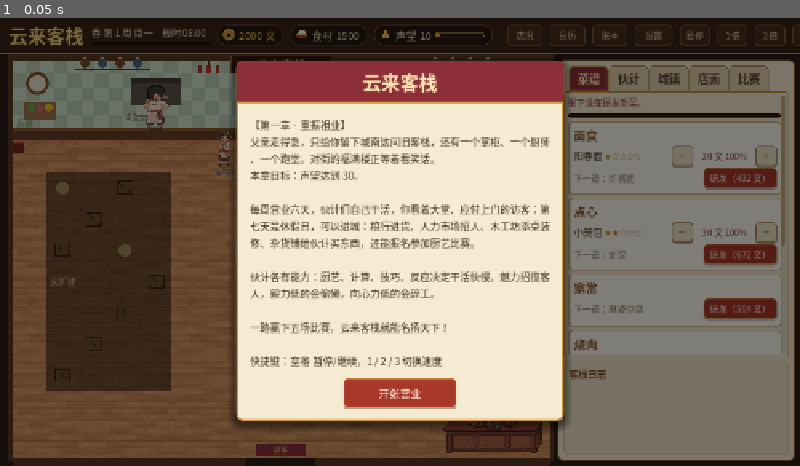
Above: before the commit, frame 1.
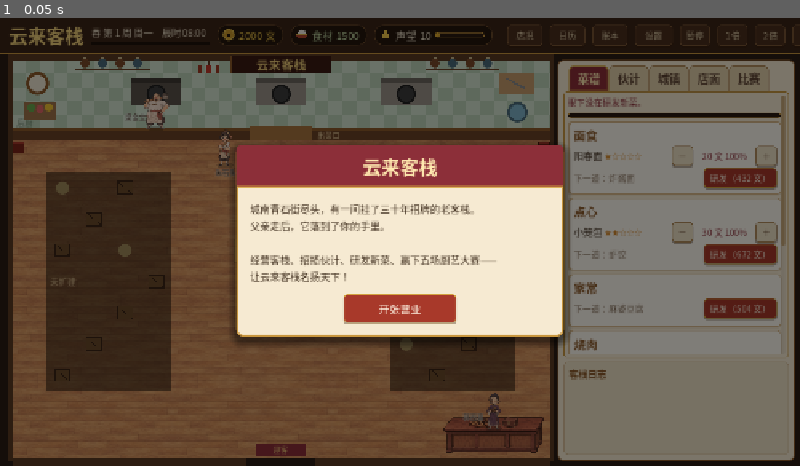
Above: after the commit, the same moment.

Repository: JialiangFan/yunlai-inn
Game: Godot game, scene res://main.tscn
Same seed, same stepped clock (60 frames per second), same inputs: the game is played once before the commit and once after it.
Inputs:
- Up to frame 1 (0.05 s): no input

The runs differ from the first frame. In frame 1, 24% of the frame differs, in the area x 29-71%, y 9-92%.

Commit message:
剧情对话框、开场戏与经营要诀；应聘者自我介绍
- 新增 dialog_box.gd：头像+名字牌、逐字打字，点击/空格翻页，Esc 跳过
- 新开局先演开场戏，再问是否听掌柜讲经营要诀（听完给 200 文）
- 醉仙楼剧情和章节完成前先演一小段对话
- 人力市场应聘者有一句自我介绍，按本事分档，偶尔吹牛
- 补一份参考游戏的交互观察笔记

Co-Authored-By: Claude Opus 5.5 <noreply@anthropic.com>

Diff:
--- a/scripts/data.gd
+++ b/scripts/data.gd
@@ -142,6 +142,38 @@
 	{"name": "除夕", "season": 3, "week": 3, "weekday": 5},
 ]
 
+# ---------------- 剧情对话 ----------------
+# 每句 {"s": 说话人, "t": 台词}。说话人写「掌柜 / 厨师 / 跑堂 / 杂役」时，换成店里这个职位第一位伙计的名字和头像；
+# 「你」是东家（玩家），「旁白」是讲故事的，「钱东家」是醉仙楼老板。
+const PROLOGUE := [
+	{"s": "旁白", "t": "城南，青石街的尽头。「云来客栈」的招牌挂了三十年，如今落满了灰。"},
+	{"s": "掌柜", "t": "东家，您可算回来了。老东家走得急，账本我替您收着……欠米行的钱，还差一大截。"},
+	{"s": "你", "t": "爹留下的店，不能就这么关了。"},
+	{"s": "厨师", "t": "灶还热着呢！东家一句话，明儿一早我就生火。"},
+	{"s": "跑堂", "t": "我腿脚快，端盘子、招呼客人都成！就是……工钱能按时发吧？"},
+	{"s": "掌柜", "t": "工钱每天收工的时候结。账上得留够钱，不然伙计们就散了。"},
+	{"s": "你", "t": "好。明天一早，云来客栈重新开张！"},
+]
+# 开局问「要不要听经营要诀」，听完掌柜塞给你一点压箱钱
+const TIPS_REWARD := 200
+const TIPS := [
+	{"s": "掌柜", "t": "头一条：大堂里伙计们自己干活。客人头上的小脸是心情，绿了是高兴，红了就快要拍桌子走人了。"},
+	{"s": "掌柜", "t": "第二条：每周营业六天，第七天歇业。那天能进城——粮行进货、人力市场招人、木工坊添桌装修、杂货铺给伙计买东西。"},
+	{"s": "掌柜", "t": "第三条：招人的时候看不出真本事，雇了才知道。听听他们怎么夸自己，工钱要得高的，多半有两把刷子。"},
+	{"s": "掌柜", "t": "第四条：研发新菜才能卖上价钱。厨师手艺越好，新菜琢磨得越快。"},
+	{"s": "掌柜", "t": "第五条：桌子别把过道堵死。伙计绕远路，客人就等得心焦。"},
+	{"s": "掌柜", "t": "最后一条：一路赢下五场厨艺比赛，云来客栈就能名扬天下。眼下嘛——先把声望做到 30。"},
+	{"s": "掌柜", "t": "这是老东家留下的一点压箱钱，二百文，您收着应急。"},
+]
+# 每章完成时的对话（按刚完成的章节序号）
+const CHAPTER_CLEAR := [
+	[{"s": "跑堂", "t": "东家！今儿门口排了一溜人，都说要尝尝云来客栈的招牌菜！"},
+		{"s": "掌柜", "t": "街坊们都说，老云来又活过来了。老东家在天上看着，也该放心了。"}],
+	[{"s": "掌柜", "t": "醉仙楼的牌匾摘了。城南这条街，如今是咱们说了算。"},
+		{"s": "你", "t": "城南只是开头。府城、省城的大赛，咱们也去闯一闯。"}],
+	[{"s": "旁白", "t": "五场大赛，场场夺魁。「云来客栈」四个字，传遍了大江南北。"}],
+]
+
 # ---------------- 剧情：对门的醉仙楼 ----------------
 # 到了第 week 周的休假日依次触发。cost 是选「yes」要花的钱，%d 处填 cost。
 const STORY := [
@@ -154,6 +186,39 @@
 	{"id": "rival_duel", "week": 9, "title": "醉仙楼下战书", "cost": 1000, "yes": "应战", "no": "不应",
 		"text": "钱东家下了战书：两家各出一位厨师，在街口摆擂台比菜，赌注 %d 文。\n你家最好的厨师厨艺越高，赢面越大。赢了，醉仙楼没脸再开下去。"},
 ]
+
+# 人力市场应征者的自我介绍：按本职能力分 高 / 中 / 低 三档。有人会吹牛，所以只能当个参考。
+const SELF_INTRO := {
+	"厨师": [["在府城大酒楼掌过勺，八大菜系都摸过。", "我的红烧肉，街坊吃了都说香。"],
+		["家常菜拿手，大菜也能对付。", "跟师傅学了五年，刀工还行。"],
+		["切过两年墩子，炒菜……还在学。", "我会煮面！别的嘛，慢慢来。"]],
+	"跑堂": [["一次能端六个盘子，从没洒过一滴汤。", "客人点了啥，我听一遍就记得。"],
+		["腿脚还算利索，嘴也甜。", "在茶馆跑过一年堂。"],
+		["我力气大！就是有时候记不住客人点了啥。", "端盘子嘛，看一眼就会了吧？"]],
+	"掌柜": [["管过当铺的账，一文钱都差不了。", "算盘一响，账目全在心里。"],
+		["算盘打得还行，记账清楚。", "替东家管过两年杂货铺。"],
+		["认得几个字，账嘛……慢慢算总能算对。", "我数钱可快了，就是数不太准。"]],
+	"杂役": [["扫地擦桌、洗碗劈柴，样样麻利。", "眼里有活，哪儿脏了我第一个看见。"],
+		["粗活累活都肯干。", "在大户人家做过帮工。"],
+		["我……我啥都能学！", "干活慢点，可我不偷懒。"]],
+}
+
+# 剧情弹出选择之前先演的一小段对话（按 STORY 的 id）
+const STORY_LINES := {
+	"rival_open": [
+		{"s": "跑堂", "t": "东家东家！对街那座三层楼挂上牌匾了——「醉仙楼」！门口的鞭炮皮子堆得有脚脖子深。"},
+		{"s": "钱东家", "t": "哟，这就是云来客栈？小门小户，倒也干净。往后城南的客人，钱某就不客气了。"},
+		{"s": "掌柜", "t": "来者不善啊……东家，咱们得打起精神了。"}],
+	"rival_poach": [
+		{"s": "掌柜", "t": "东家，这两天醉仙楼的人老在后门转悠，专挑咱们厨师收工的时候。"},
+		{"s": "钱东家", "t": "这么好的手艺，窝在小店里可惜了。来醉仙楼，工钱给你翻一番！"}],
+	"rival_rumor": [
+		{"s": "跑堂", "t": "东家，街上有人说咱家的肉不新鲜……刚才两桌客人听了，筷子一放就走了。"},
+		{"s": "掌柜", "t": "我打听过了，是醉仙楼的伙计在茶馆里嚼舌根。"}],
+	"rival_duel": [
+		{"s": "钱东家", "t": "云来客栈的，敢不敢在街口摆个擂台？两家各出一位厨师，比一场，押上真金白银！"},
+		{"s": "厨师", "t": "东家，让我去！我倒要看看醉仙楼的大厨有几斤几两。"}],
+}
 
 # ---------------- 同行 ----------------
 # 城南的其他酒楼。open_week：第几周开张（-1 = 由剧情决定，醉仙楼）。rep 声望，price 菜价倍率（1 = 市价）。
--- /dev/null
+++ b/scripts/dialog_box.gd
@@ -0,0 +1,232 @@
+extends Control
+## 剧情对话：屏幕下方一个对话框，左边头像和名字牌，右边台词一个字一个字地出来。
+## 点一下鼠标（或按空格、回车）：字还没出完就先全出来，出完了就翻到下一句。右上角「跳过」直接演完。
+## 每句台词是 {"who": 名字, "pic": 头像贴图或 null, "color": 没头像时名字牌的底色, "text": 台词}。
+## 游戏的暂停/恢复由 main.gd 的 _play_dialog 负责，这里只管演。
+
+const CHARS_PER_SEC := 30.0
+
+var lines: Array = []
+var idx := 0
+var on_done := Callable()
+var start_ms := 0  # 这句开始打字的时刻；暂停时 delta 是 0，所以按真实时间算
+var full := false
+
+var face: TextureRect
+var face_char: Label  # 没有头像图时，用名字的第一个字顶上
+var face_box: PanelContainer
+var name_lbl: Label
+var text_lbl: Label
+var hint: Label
+
+
+func build(font: Font, title_font: Font) -> void:
+	set_anchors_preset(Control.PRESET_FULL_RECT)
+	mouse_filter = Control.MOUSE_FILTER_STOP  # 盖住整个画面，点哪里都算翻页
+	hide()
+	var shade := ColorRect.new()
+	shade.color = Color(0, 0, 0, 0.25)
+	shade.set_anchors_and_offsets_preset(Control.PRESET_FULL_RECT)
+	shade.mouse_filter = Control.MOUSE_FILTER_IGNORE
+	add_child(shade)
+
+	var panel := PanelContainer.new()
+	var sb := StyleBoxFlat.new()
+	sb.bg_color = Color("2b3a5c").lerp(Color("1d2740"), 0.3)
+	sb.border_color = Color("d4a640")
+	sb.set_border_width_all(3)
+	sb.set_corner_radius_all(10)
+	sb.set_content_margin_all(16)
+	sb.shadow_color = Color(0, 0, 0, 0.5)
+	sb.shadow_size = 12
+	panel.add_theme_stylebox_override("panel", sb)
+	panel.mouse_filter = Control.MOUSE_FILTER_IGNORE
+	panel.anchor_left = 0.5
+	panel.anchor_right = 0.5
+	panel.anchor_top = 1.0
+	panel.anchor_bottom = 1.0
+	panel.offset_left = -470
+	panel.offset_right = 470
+	panel.offset_top = -236
+	panel.offset_bottom = -24
+	add_child(panel)
+
+	var row := HBoxContainer.new()
+	row.add_theme_constant_override("separation", 18)
+	row.mouse_filter = Control.MOUSE_FILTER_IGNORE
+	panel.add_child(row)
+
+	# 头像框 + 名字牌
+	var left := VBoxContainer.new()
+	left.add_theme_constant_override("separation", 6)
+	left.mouse_filter = Control.MOUSE_FILTER_IGNORE
+	row.add_child(left)
+	face_box = PanelContainer.new()
+	var fsb := StyleBoxFlat.new()
+	fsb.bg_color = Color("f3e3c0")
+	fsb.border_color = Color("d4a640")
+	fsb.set_border_width_all(3)
+	fsb.set_corner_radius_all(6)
+	face_box.add_theme_stylebox_override("panel", fsb)
+	face_box.custom_minimum_size = Vector2(132, 132)
+	face_box.mouse_filter = Control.MOUSE_FILTER_IGNORE
+	left.add_child(face_box)
+	face = TextureRect.new()
+	face.expand_mode = TextureRect.EXPAND_IGNORE_SIZE
+	face.stretch_mode = TextureRect.STRETCH_KEEP_ASPECT_COVERED
+	face.clip_contents = true
+	face.mouse_filter = Control.MOUSE_FILTER_IGNORE
+	face_box.add_child(face)
+	face_char = Label.new()
+	face_char.add_theme_font_override("font", title_font)
+	face_char.add_theme_font_size_override("font_size", 64)
+	face_char.add_theme_color_override("font_color", Color("fff6e0"))
+	face_char.horizontal_alignment = HORIZONTAL_ALIGNMENT_CENTER
+	face_char.vertical_alignment = VERTICAL_ALIGNMENT_CENTER
+	face_box.add_child(face_char)
+	var plate := PanelContainer.new()
+	var psb := StyleBoxFlat.new()
+	psb.bg_color = Color("8c2f39")
+	psb.border_color = Color("d4a640")
+	psb.set_border_width_all(2)
+	psb.set_corner_radius_all(4)
+	psb.content_margin_top = 3
+	psb.content_margin_bottom = 3
+	plate.add_theme_stylebox_override("panel", psb)
+	plate.mouse_filter = Control.MOUSE_FILTER_IGNORE
+	left.add_child(plate)
+	name_lbl = Label.new()
+	name_lbl.add_theme_font_override("font", title_font)
+	name_lbl.add_theme_font_size_override("font_size", 20)
+	name_lbl.add_theme_color_override("font_color", Color("ffe9b0"))
+	name_lbl.horizontal_alignment = HORIZONTAL_ALIGNMENT_CENTER
+	plate.add_child(name_lbl)
+
+	# 台词
+	var right := VBoxContainer.new()
+	right.size_flags_horizontal = Control.SIZE_EXPAND_FILL
+	right.mouse_filter = Control.MOUSE_FILTER_IGNORE
+	row.add_child(right)
+	text_lbl = Label.new()
+	text_lbl.add_theme_font_override("font", font)
+	text_lbl.add_theme_font_size_override("font_size", 21)
+	text_lbl.add_theme_color_override("font_color", Color("f4ecd8"))
+	text_lbl.add_theme_constant_override("line_spacing", 6)
+	text_lbl.autowrap_mode = TextServer.AUTOWRAP_ARBITRARY
+	text_lbl.size_flags_vertical = Control.SIZE_EXPAND_FILL
+	text_lbl.custom_minimum_size = Vector2(700, 0)
+	right.add_child(text_lbl)
+	hint = Label.new()
+	hint.add_theme_font_override("font", font)
+	hint.add_theme_font_size_override("font_size", 14)
+	hint.add_theme_color_override("font_color", Color("d4a640"))
+	hint.horizontal_alignment = HORIZONTAL_ALIGNMENT_RIGHT
+	hint.text = "▼ 点击继续"
+	right.add_child(hint)
+
+	var skip := Button.new()
+	skip.text = "跳过 ▶▶"
+	skip.theme_type_variation = "SecondaryButton"
+	skip.focus_mode = Control.FOCUS_NONE
+	skip.anchor_left = 1.0
+	skip.anchor_right = 1.0
+	skip.offset_left = -120
+	skip.offset_right = -20
+	skip.offset_top = 70
+	skip.offset_bottom = 104
+	skip.pressed.connect(skip_all)
+	add_child(skip)
+
+
+func play(new_lines: Array, done: Callable) -> void:
+	lines = new_lines
+	on_done = done
+	idx = 0
+	# 父节点挂在 CanvasLayer 下，锚点不一定撑得开，直接按画面大小铺满
+	position = Vector2.ZERO
+	size = get_viewport().get_visible_rect().size
+	show()
+	_show_line()
+
+
+func _show_line() -> void:
+	var ln: Dictionary = lines[idx]
+	name_lbl.text = String(ln.get("who", ""))
+	var pic: Texture2D = ln.get("pic", null)
+	face.texture = pic
+	face.visible = pic != null
+	face_char.visible = pic == null
+	face_char.text = name_lbl.text.left(1)
+	var fsb: StyleBoxFlat = face_box.get_theme_stylebox("panel")
+	fsb.bg_color = Color("f3e3c0") if pic != null else Color(ln.get("color", Color("6a5a48")))
+	text_lbl.text = String(ln.get("text", ""))
+	text_lbl.visible_characters = 0
+	full = false
+	hint.modulate.a = 0.0
+	start_ms = Time.get_ticks_msec()
+
+
+func _process(_delta: float) -> void:
+	if not visible or full:
+		if visible:
+			hint.modulate.a = 0.55 + 0.45 * sin(Time.get_ticks_msec() / 220.0)
+		return
+	var n := int((Time.get_ticks_msec() - start_ms) / 1000.0 * CHARS_PER_SEC)
+	if n >= text_lbl.text.length():
+		_finish_line()
+	else:
+		text_lbl.visible_characters = n
+
+
+func _finish_line() -> void:
+	text_lbl.visible_characters = -1
+	full = true
+
+
+func advance() -> void:
+	if not visible:
+		return
+	if not full:
+		_finish_line()
+		return
+	idx += 1
+	if idx >= lines.size():
+		_end()
+	else:
+		_show_line()
+
+
+func skip_all() -> void:
+	if visible:
+		_end()
+
+
+func _end() -> void:
+	hide()
+	lines = []
+	var cb := on_done
+	on_done = Callable()
+	if cb.is_valid():
+		cb.call()
+
+
+func _gui_input(event: InputEvent) -> void:
+	var mb := event as InputEventMouseButton
+	if mb != null and mb.pressed and mb.button_index == MOUSE_BUTTON_LEFT:
+		advance()
+		accept_event()
+
+
+func _input(event: InputEvent) -> void:
+	if not visible:
+		return
+	var k := event as InputEventKey
+	if k == null or not k.pressed or k.echo:
+		return
+	match k.keycode:
+		KEY_SPACE, KEY_ENTER, KEY_KP_ENTER:
+			advance()
+			get_viewport().set_input_as_handled()
+		KEY_ESCAPE:
+			skip_all()
+			get_viewport().set_input_as_handled()
--- a/scripts/main.gd
+++ b/scripts/main.gd
@@ -8,6 +8,7 @@
 const FloatText = preload("res://scripts/float_text.gd")
 const Art = preload("res://scripts/art.gd")
 const Sfx = preload("res://scripts/sfx.gd")
+const DialogBox = preload("res://scripts/dialog_box.gd")
 
 # ---------------- 经营数值 ----------------
 const START_MONEY := 2000
@@ -62,7 +63,9 @@
 
 const TASK_PRIORITY := {"deliver": 0, "order": 1, "clean": 2}
 
-const INTRO_TEXT := "【第一章 · 重振祖业】\n父亲走得急，只给你留下城南这间旧客栈，还有一个掌柜、一个厨师、一个跑堂。对街的福满楼正等着看笑话。\n本章目标：声望达到 30。\n\n每周营业六天，伙计们自己干活，你看着大堂、应付上门的访客；第七天是休假日，可以进城：粮行进货、人力市场招人、木工坊添桌装修、杂货铺给伙计买东西，还能报名参加厨艺比赛。\n\n伙计各有能力：厨艺、计算、技巧、反应决定干活快慢，魅力招揽客人，毅力低的会偷懒，向心力低的会辞工。\n\n一路赢下五场比赛，云来客栈就能名扬天下！\n\n快捷键：空格 暂停/继续，1 / 2 / 3 切换速度"
+const INTRO_TEXT := "城南青石街尽头，有一间挂了三十年招牌的老客栈。\n父亲走后，它落到了你的手里。\n\n经营客栈、招揽伙计、研发新菜、赢下五场厨艺大赛——\n让云来客栈名扬天下！"
+# 第一章开始前的说明（开场对话之后弹出）
+const CHAPTER1_HELP := "\n\n伙计各有能力：厨艺、计算、技巧、反应决定干活快慢，魅力招揽客人，毅力低的会偷懒，向心力低的会辞工。\n\n快捷键：空格 暂停/继续，1 / 2 / 3 切换速度；对话中点击或按空格翻页，Esc 跳过"
 
 # ---------------- 场景布局 ----------------
 const KITCHEN_RECT := Rect2(20, 70, 860, 110)
@@ -250,6 +253,7 @@
 var popup_button2: Button
 var popup_action := Callable()
 var popup_action2 := Callable()
+var dialog  # 剧情对话框（dialog_box.gd）
 var ui_refresh_timer := 0.0
 
 
@@ -322,9 +326,9 @@
 		day = 6
 		_enter_rest_day()
 	elif not autotest and FileAccess.file_exists(_save_path()):
-		_show_popup("云来客栈", INTRO_TEXT, "重新开张", _start_game, "读取存档", _load_game)
+		_show_popup("云来客栈", INTRO_TEXT, "重新开张", _new_game_intro, "读取存档", _load_game)
 	else:
-		_show_popup("云来客栈", INTRO_TEXT, "开张营业", _start_game)
+		_show_popup("云来客栈", INTRO_TEXT, "开张营业", _new_game_intro)
 
 
 func _init_dishes() -> void:
@@ -414,7 +418,7 @@
 			if s != "":
 				_open_shop(s)
 	var k := event as InputEventKey
-	if k == null or not k.pressed or k.echo or not game_started or popup.visible:
+	if k == null or not k.pressed or k.echo or not game_started or popup.visible or dialog.visible:
 		return
 	match k.keycode:
 		KEY_SPACE:
@@ -1172,6 +1176,75 @@
 	stats = {"visitors": 0, "served": 0, "angry": 0, "angry_order": 0, "lost_full": 0, "lost_price": 0, "wasted": 0,
 		"income": 0, "tips": 0, "ingredients": 0, "food_bought": 0, "sat_sum": 0.0, "slacks": 0,
 		"rep_start": reputation, "food_warned": false}
+
+
+## 新开局：先演开场戏，再问要不要听经营要诀，最后弹出第一章说明、开张。
+func _new_game_intro() -> void:
+	_play_dialog(Data.PROLOGUE, func():
+		_show_popup("经营要诀", "要不要听掌柜讲讲经营要诀？\n（听完有一点小奖励）", "听一听", _hear_tips, "直接开张", _chapter1_popup))
+
+
+func _hear_tips() -> void:
+	_play_dialog(Data.TIPS, func():
+		money += Data.TIPS_REWARD  # 开张前的本钱，不记进账本（开张时才开始记）
+		_log("掌柜交来老东家的压箱钱 %d 文。" % Data.TIPS_REWARD)
+		_refresh_ui()
+		_chapter1_popup())
+
+
+func _chapter1_popup() -> void:
+	var c: Dictionary = Data.CHAPTERS[0]
+	_show_popup(c.title, c.text + "\n\n本章目标：" + c.goal + CHAPTER1_HELP, "开张营业", _start_game)
+
+
+## 把 Data 里的台词换成能演的样子：职位换成店里伙计的名字和头像。
+func _dialog_lines(raw: Array) -> Array:
+	var out: Array = []
+	for ln in raw:
+		var who: String = ln.s
+		var pic: Texture2D = null
+		var col := Color("6a5a48")
+		if Data.ROLES.has(who):
+			var ws := staff_of(who)
+			if not ws.is_empty():
+				pic = art.staff(who, int(ws[0].info.get("look", 0)))
+				who = ws[0].info.name
+			col = Color(Data.ROLE_COLOR[ln.s])
+		elif who == "钱东家":
+			pic = art.tex("portraits/rival_boss")
+		elif who == "你":
+			who = "东家"
+			col = Color("8c2f39")
+		elif who == "旁白":
+			col = Color("3d4f6e")
+		out.append({"who": who, "pic": pic, "color": col, "text": ln.t})
+	return out
+
+
+## 演一段对话，演完调 done。对话期间游戏暂停。
+func _play_dialog(raw: Array, done: Callable) -> void:
+	if raw.is_empty() or autoplay_weeks > 0:
+		done.call()
+		return
+	Engine.time_scale = 0.0
+	sfx.set_sizzle(false)
+	dialog.play(_dialog_lines(raw), func():
+		if not popup.visible:
+			Engine.time_scale = speed
+		done.call())
+	if autotest:
+		_autotest_dialog.call_deferred()
+
+
+func _autotest_dialog() -> void:
+	if not auto_done.has("shot_dialog"):
+		auto_done["shot_dialog"] = true
+		await get_tree().create_timer(1.2, true, false, true).timeout  # 等字打出来一些（不受暂停影响）
+		await _shot("dialog")
+		print("[autotest] dialog: ", dialog.name_lbl.text, " / ", dialog.text_lbl.text.left(20))
+	else:
+		await get_tree().process_frame
+	dialog.skip_all()
 
 
 func _start_game() -> void:
@@ -1470,7 +1543,8 @@
 			title = nx.title
 			text += "\n\n" + nx.text + "\n\n本章目标：" + nx.goal
 		_log("%s完成。" % done.title)
-		_show_popup(title, text, "继续", _after_rest_popup)
+		var clear_lines: Array = Data.CHAPTER_CLEAR[chapter - 1] if chapter - 1 < Data.CHAPTER_CLEAR.size() else []
+		_play_dialog(clear_lines, _show_popup.bind(title, text, "继续", _after_rest_popup))
 		return
 	if _story_due():
 		var ev: Dictionary = Data.STORY[story_step]
@@ -1478,8 +1552,9 @@
 		var text: String = ev.text
 		if text.contains("%d"):
 			text = text % int(ev.cost)
-		popup_portrait_key = "portraits/rival_boss"
-		_show_popup(ev.title, text, ev.yes, _story_choice.bind(ev, true), ev.no, _story_choice.bind(ev, false))
+		_play_dialog(Data.STORY_LINES.get(ev.id, []), func():
+			popup_portrait_key = "portraits/rival_boss"
+			_show_popup(ev.title, text, ev.yes, _story_choice.bind(ev, true), ev.no, _story_choice.bind(ev, false)))
 		return
 	tabs.current_tab = 2
 	if autotest:
@@ -1915,6 +1990,12 @@
 		var role: String = roles[i]
 		var info := _make_staff(role, randi_range(20, 65), randi_range(45, 75))
 		info["fee"] = 100 + int(info.stats[Data.ROLE_STAT[role]]) * 4
+		# 自我介绍：按本事分三档挑一句，五个里有一个会往高里吹一档
+		var skill: int = info.stats[Data.ROLE_STAT[role]]
+		var tier := 0 if skill >= 50 else (1 if skill >= 35 else 2)
+		if tier > 0 and randf() < 0.2:
+			tier -= 1
+		info["intro"] = Data.SELF_INTRO[role][tier].pick_random()
 		market.append(info)
 
 
@@ -3406,6 +3487,11 @@
 	popup_button2.add_theme_font_size_override("font_size", 17)
 	pb.add_child(popup_button2)
 
+	# 剧情对话框盖在所有界面上面
+	dialog = DialogBox.new()
+	root.add_child(dialog)
+	dialog.build(font, title_font)
+
 
 func _build_menu_tab() -> Control:
 	var list := VBoxContainer.new()
@@ -3767,7 +3853,7 @@
 			row.label.text = "%s 已经雇下了" % cand.name
 			row.button.disabled = true
 		else:
-			row.label.text = "%s　想当%s　工钱 %d 文/天\n签约费 %d 文　本事：雇了才知道" % [cand.name, cand.role, cand.wage, cand.fee]
+			row.label.text = "%s　想当%s　工钱 %d 文/天　签约费 %d 文\n「%s」（本事雇了才知道）" % [cand.name, cand.role, cand.wage, cand.fee, cand.get("intro", "……")]
 			row.button.disabled = not is_rest_day or money < int(cand.fee) or staff.size() >= MAX_STAFF
 	lbl_tables.text = "长方桌 %d 张，座位 %d 个（大堂：%s）" % [pieces.size(), tables.size(), Data.EXPANSIONS[expand_level].name]
 	if expand_level >= Data.EXPANSIONS.size() - 1:
@@ -4274,7 +4360,7 @@
 	speed = s
 	if s > 0.0:
 		last_speed = s
-	if not popup.visible:
+	if not popup.visible and not dialog.visible:
 		Engine.time_scale = s
 	for i in speed_buttons.size():
 		speed_buttons[i].set_pressed_no_signal(i == int(s))
Not shown, added: docs/参考游戏交互观察-2026-11-14.md
